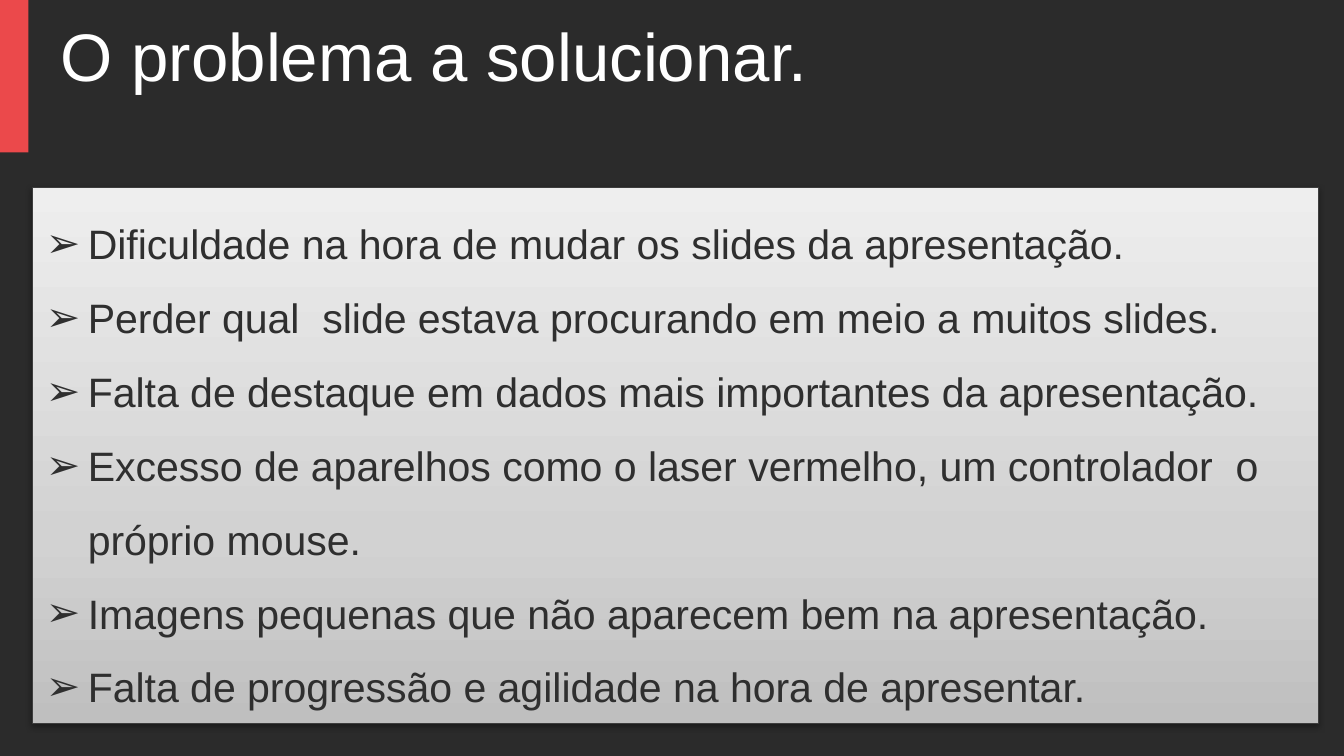
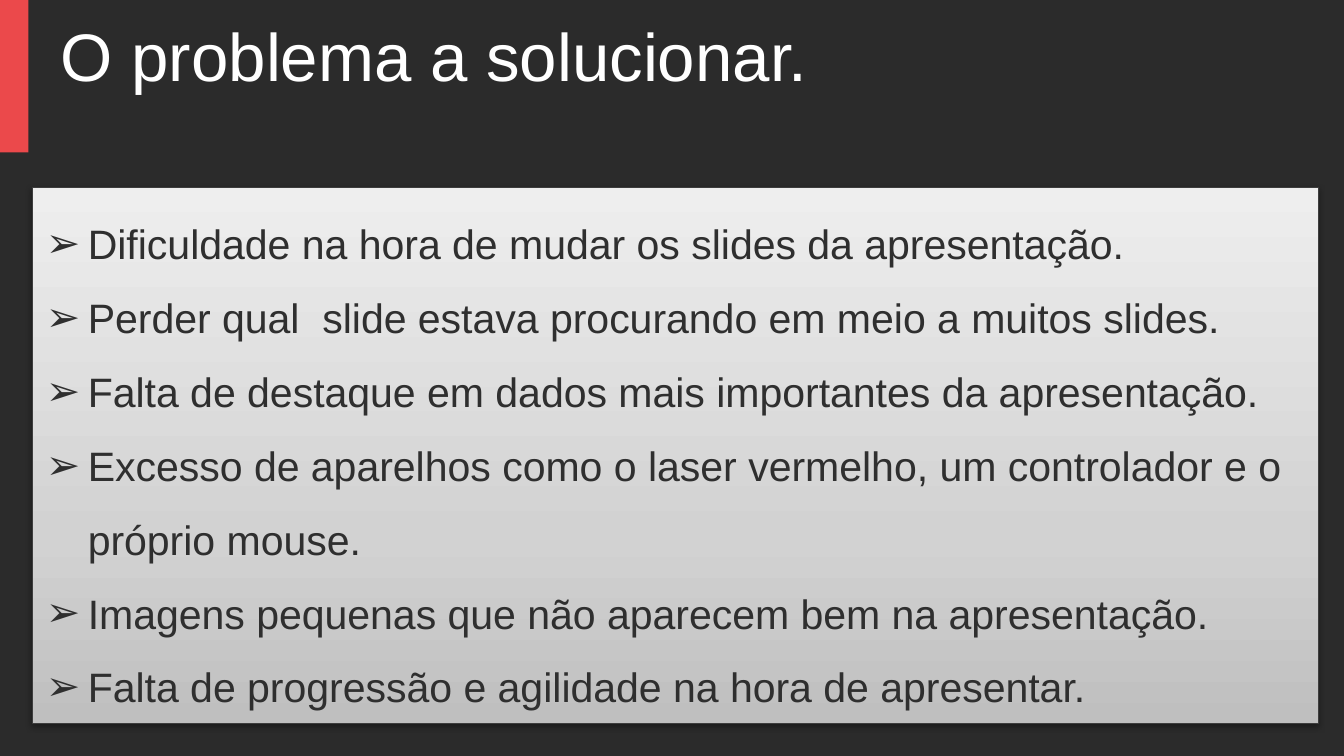
Before and after one commit to WagnerCaetano/TCC-2019, a slide deck: slide 3 of APRESENTAÇÃO TCC.pptx. Drawn at 1344x756 pixels with LibreOffice and Linux fonts; fonts in the diff are those of the drawing; background and template pictures are left out; a plain dark background stands for a picture behind light text. Boxes give left, top, right and bottom in pixels: in the first picture for what was removed or moved away, otherwise in the second. Text is boxed around its words. In the diff, an @@ line names an element or a change of style, - is before the commit and + after.

```diff
--- a/APRESENTAÇÃO TCC.pptx
+++ b/APRESENTAÇÃO TCC.pptx
@@ text in rectangle at [88,451,1281,563]: text changed @@
-➢ Excesso de aparelhos como o laser vermelho, um controlador o próprio mouse.
+➢ Excesso de aparelhos como o laser vermelho, um controlador e o próprio mouse.
```
Also in this commit, not shown: 2 other slides changed, 1 slide added, 6 slides removed, 10 other files.
